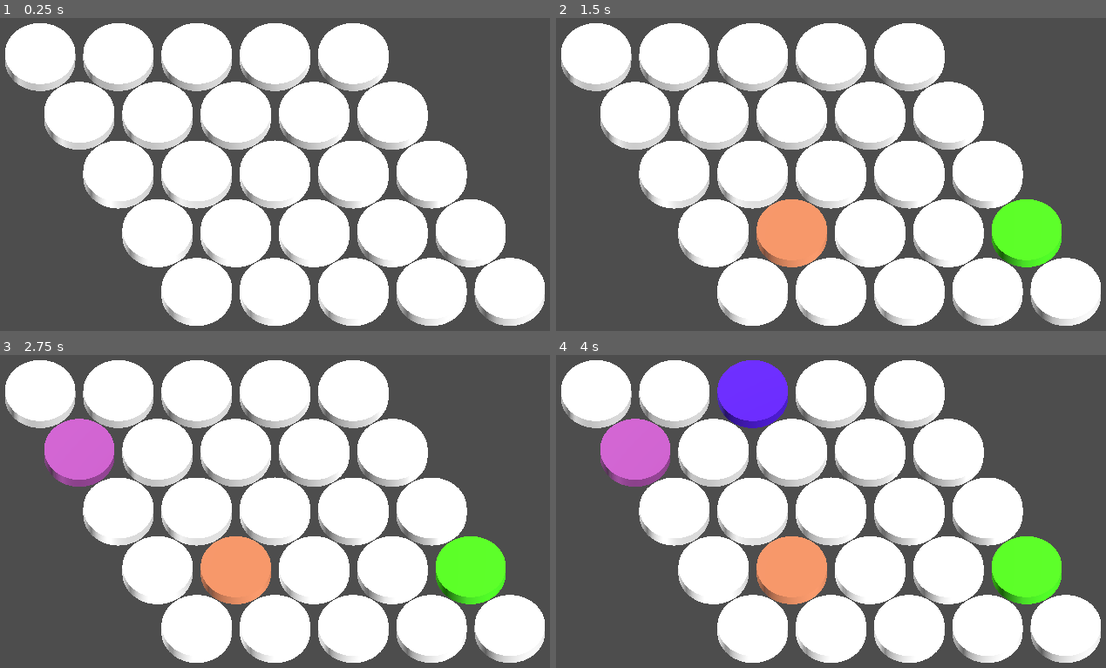
Above: before the commit, frames 1-4 (two rows, left to right).
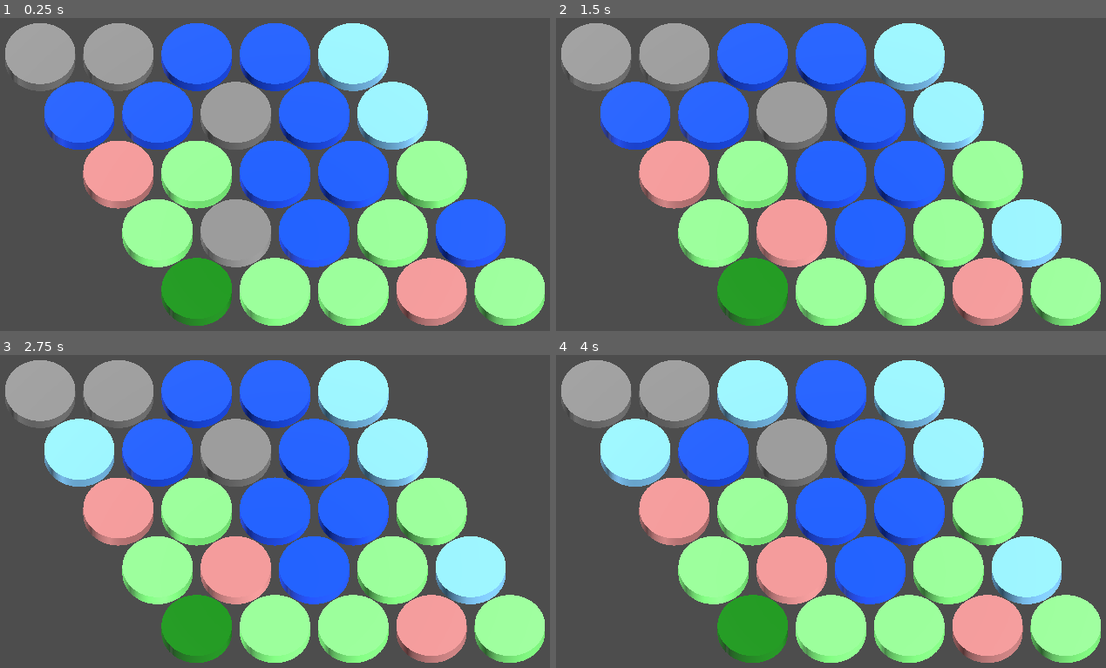
Above: after the commit, the same moments.

Repository: speezepearson/cohabitive-map
Game: Godot game, scene res://play.tscn
Same seed, same stepped clock (60 frames per second), same inputs: the game is played once before the commit and once after it. The project has no main scene, so this scene is started directly.
Inputs (mouse positions are in pixels of both pictures, inside the frame that each line leads up to):
- Up to frame 1 (0.25 s): no input
- Up to frame 2 (1.5 s): tap Enter at 0.5 s; move the mouse to (798, 243) at 0.52 s; click (798, 243) at 0.67 s; tap Space at 1.25 s; move the mouse to (1040, 221) at 1.27 s; click (1040, 221) at 1.42 s
- Up to frame 3 (2.75 s): tap Enter at 2 s; move the mouse to (66, 442) at 2.02 s; click (66, 442) at 2.17 s
- Up to frame 4 (4 s): tap Space at 2.75 s; move the mouse to (864, 502) at 2.77 s; click (864, 502) at 2.92 s; tap Enter at 3.5 s; move the mouse to (726, 401) at 3.52 s; click (726, 401) at 3.67 s

The runs differ from the first frame. In frame 1, 56% of the frame differs, in the area x 0-100%, y 1-99%; in frame 2, 56%; in frame 3, 56%; in frame 4, 56%.

Commit message:
define 6 HexTypes, and flip between them when disks are clicked

Diff:
--- a/SphereThing.gd
+++ b/SphereThing.gd
@@ -1,28 +1,33 @@
 extends Node3D
 
-var Number_Generator = RandomNumberGenerator.new()
+var hex_type: HexTypeLib.HexType
 var material: Material
+
+const hex_type_colors = {
+	HexTypeLib.HexType.MOUNTAIN: Color(0.5, 0.5, 0.5, 1.0),
+	HexTypeLib.HexType.VOLCANO:  Color(0.8, 0.5, 0.5, 1.0),
+	HexTypeLib.HexType.WATER:    Color(0.0, 0.3, 1.0, 1.0),
+	HexTypeLib.HexType.ICE:      Color(0.5, 0.8, 1.0, 1.0),
+	HexTypeLib.HexType.GRASS:    Color(0.5, 1.0, 0.5, 1.0),
+	HexTypeLib.HexType.FOREST:   Color(0.0, 0.5, 0.0, 1.0),
+}
+
+func set_hex_type(t: HexTypeLib.HexType):
+	self.hex_type = t
+	self.material.albedo_color = hex_type_colors[self.hex_type]
 
 func _ready():
 	# duplicate override material so we can edit it without affecting all instances
 	self.material = $SphereMesh3D.get_surface_override_material(0).duplicate()
 	$SphereMesh3D.set_surface_override_material(0, self.material)
 
+	set_hex_type(HexTypeLib.random_type())
+
 func _on_Area_input_event(camera, event, click_position, click_normal, shape_idx):
 	if event is InputEventMouseButton:
 		if event.button_index == MOUSE_BUTTON_LEFT and event.pressed:
-			self.randomize_color()
+			set_hex_type(HexTypeLib.inverses[self.hex_type])
 
-
-func randomize_color():
-	self.Number_Generator.randomize()
-	var new_red = self.Number_Generator.randf_range(0.0, 1.0)
-	self.Number_Generator.randomize()
-	var new_green = self.Number_Generator.randf_range(0.0, 1.0)
-	self.Number_Generator.randomize()
-	var new_blue = self.Number_Generator.randf_range(0.0, 1.0)
-	var new_color = Vector3(new_red, new_green, new_blue).normalized()
-	self.material.albedo_color = Color(new_color.x, new_color.y, new_color.z, 1.0)
 
 
 func _on_Area_3d_input_event(camera, event, position, normal, shape_idx):
--- /dev/null
+++ b/hex_type.gd
@@ -0,0 +1,29 @@
+extends Object
+class_name HexTypeLib
+
+enum HexType {
+	MOUNTAIN,
+	VOLCANO,
+	WATER,
+	ICE,
+	GRASS,
+	FOREST,
+}
+
+const inverses = {
+	HexType.MOUNTAIN: HexType.VOLCANO,
+	HexType.VOLCANO: HexType.MOUNTAIN,
+	HexType.WATER: HexType.ICE,
+	HexType.ICE: HexType.WATER,
+	HexType.GRASS: HexType.FOREST,
+	HexType.FOREST: HexType.GRASS,
+}
+
+static func random_type():
+	match RandomNumberGenerator.new().randi_range(1, 6):
+		1: return HexTypeLib.HexType.MOUNTAIN
+		2: return HexTypeLib.HexType.VOLCANO
+		3: return HexTypeLib.HexType.WATER
+		4: return HexTypeLib.HexType.ICE
+		5: return HexTypeLib.HexType.GRASS
+		6: return HexTypeLib.HexType.FOREST
